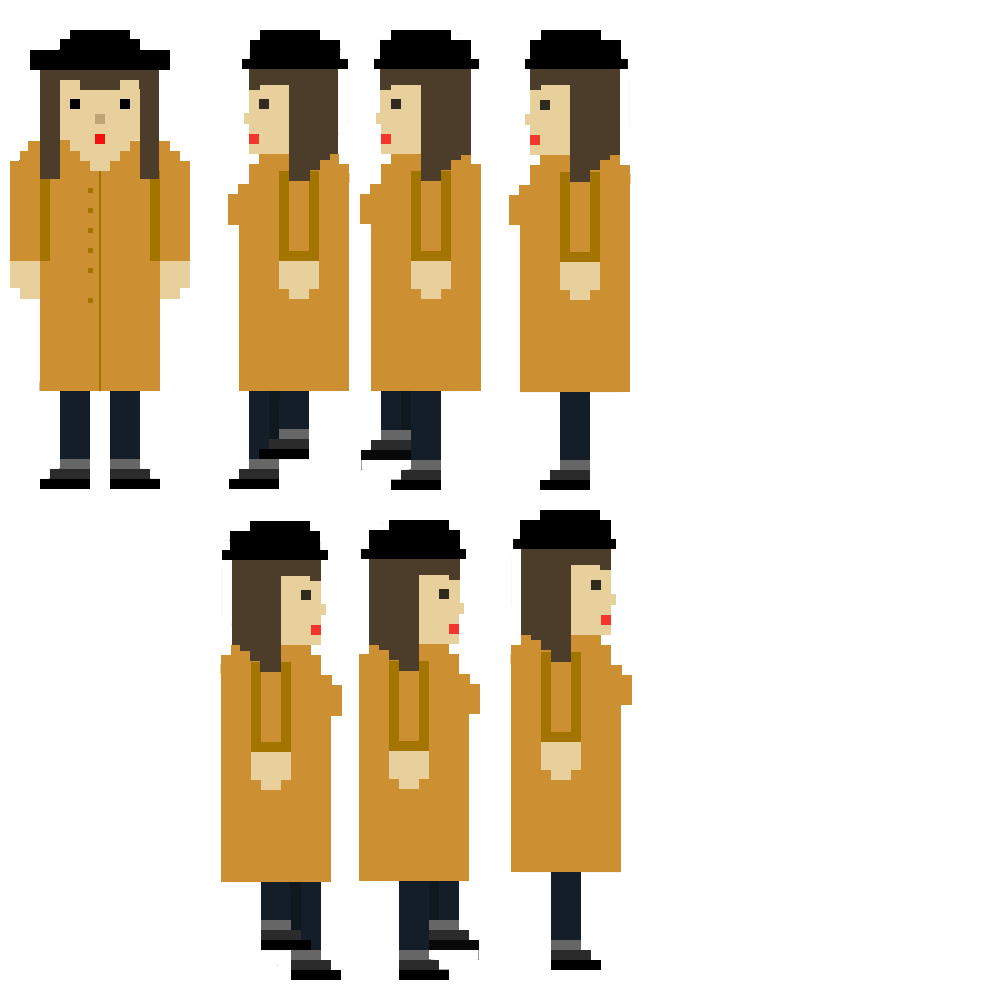
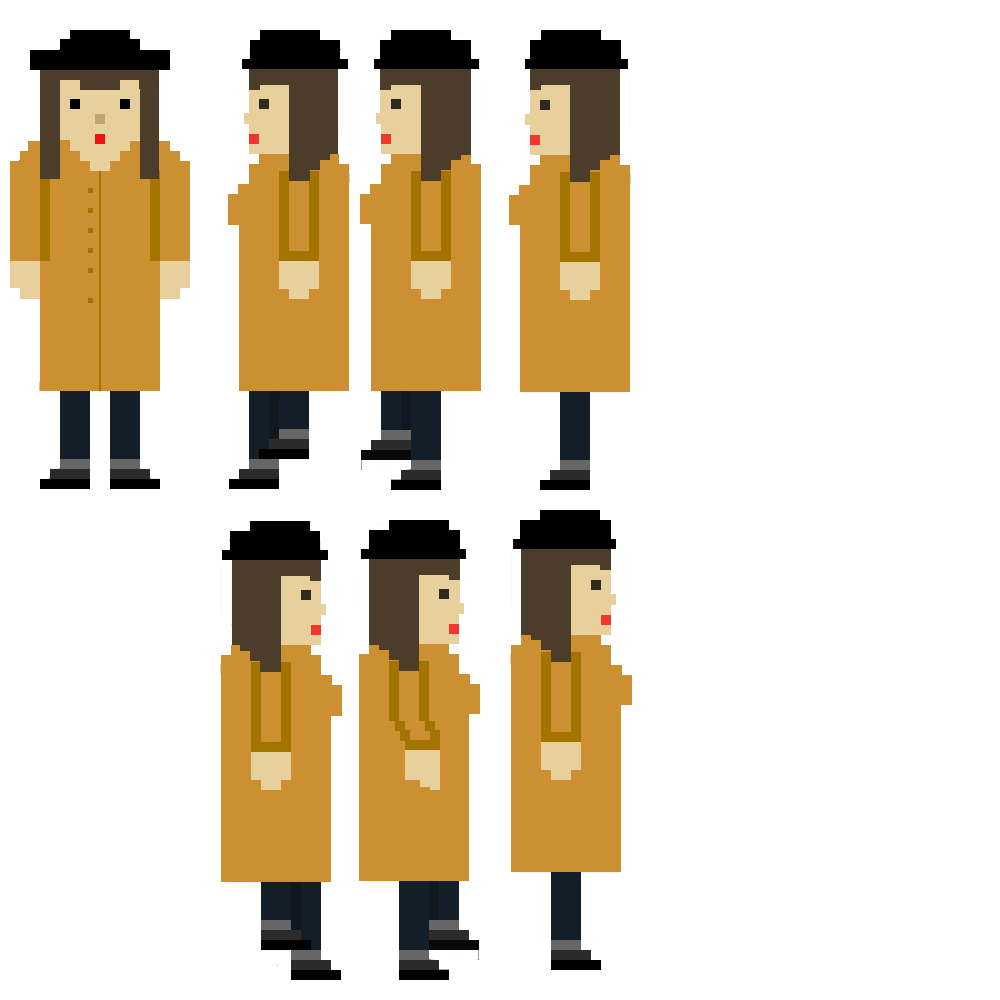
Comparing the layer stacks of the two 1000px x 1000px images. Changes:
painted on "Calque 3 copie 3" (1st of 2) over <box>389,721,440,790</box>
